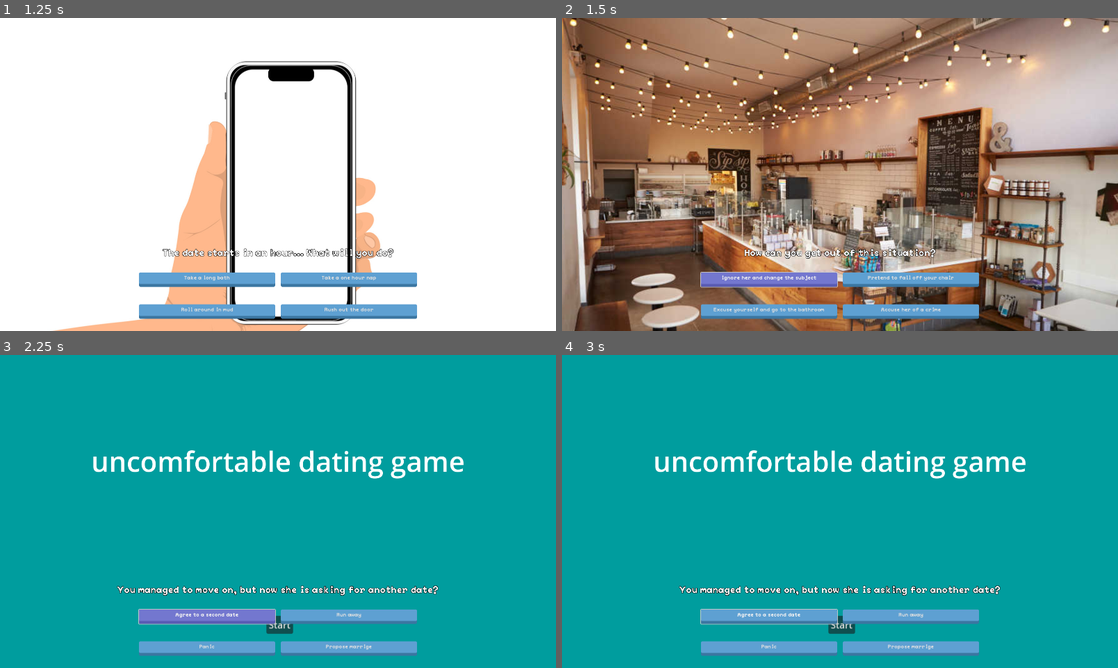
Above: before the commit, frames 1-4 (two rows, left to right).
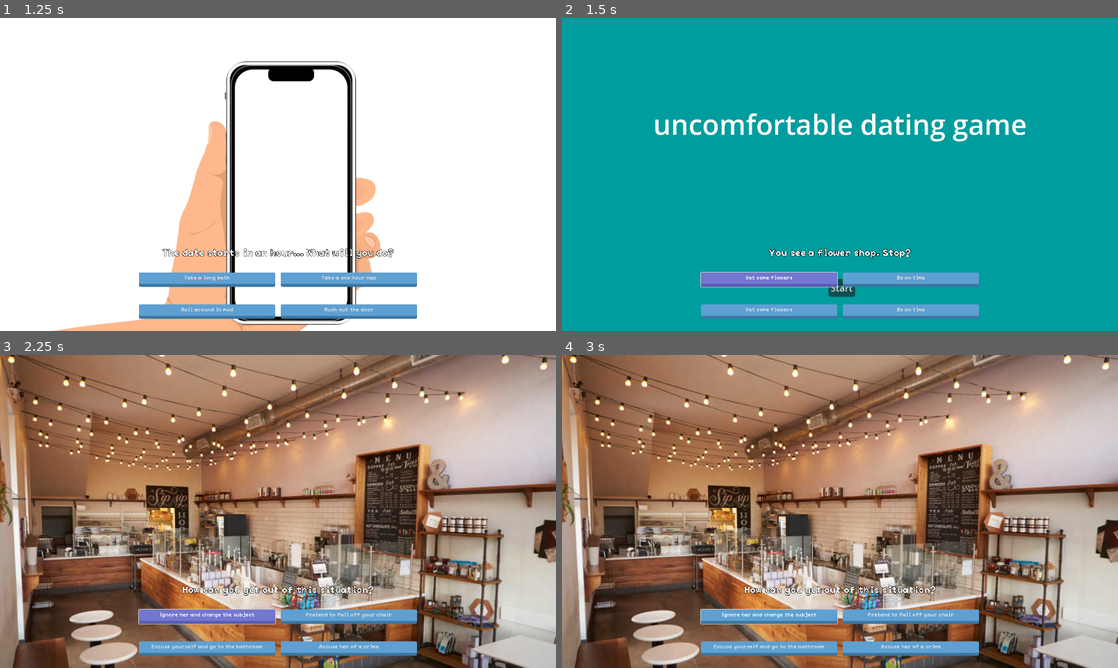
Above: after the commit, the same moments.

Repository: mxbernerSNC/Reverse-Dating-Sim
Game: Godot game, scene res://main.tscn
Two runs of this game, one before a commit and one after it. Both use one fixed random seed, a clock stepped at 60 frames per second and the inputs below.
Inputs:
- Up to frame 1 (1.25 s): click "Start" at 0.5 s
- Up to frame 2 (1.5 s): click "Take a long bath" at 1.25 s
- Up to frame 3 (2.25 s): click "ignore her and change the sub…" (after the commit: "Get some flowers") at 2 s
- Up to frame 4 (3 s): click "Start" at 2.75 s

Frame 1 is identical in both runs. In frame 2, 96% of the frame differs, in the area x 0-100%, y 0-100%; in frame 3, 96%; in frame 4, 96%.

Commit message:
finished drive scene

Diff:
--- /dev/null
+++ b/drive.tscn
@@ -0,0 +1,6 @@
+[gd_scene load_steps=2 format=3 uid="uid://0085t2lkrje7"]
+
+[sub_resource type="ImageTexture" id="ImageTexture_kxb8l"]
+
+[node name="car" type="Sprite2D"]
+texture = SubResource("ImageTexture_kxb8l")
--- a/main.gd
+++ b/main.gd
@@ -8,17 +8,18 @@
 	"phone.tscn": {
 		"question": "The date starts in an hour... What will you do?",
 		"options": [
-			{"text": "Take a long bath", "next": "distraction.tscn"},
-			{"text": "Take a one hour nap", "next": "distraction.tscn"},
-			{"text": "Roll around in mud", "next": "distraction.tscn"},
-			{"text": "Rush out the door", "next": "distraction.tscn"}
+			{"text": "Take a long bath", "next": "drive.tscn"},
+			{"text": "Take a one hour nap", "next": "drive.tscn"},
+			{"text": "Roll around in mud", "next": "drive.tscn"},
+			{"text": "Rush out the door", "next": "drive.tscn"}
 		]
 	},
 
-
 	"drive.tscn": {
 	"question": "You see a flower shop. Stop?",
-		"options": [
+		"options": [# todo: allow only two options
+			{"text": "Get some flowers", "next": "distraction.tscn"},
+			{"text": "Be on time", "next": "distraction.tscn"},
 			{"text": "Get some flowers", "next": "distraction.tscn"},
 			{"text": "Be on time", "next": "distraction.tscn"}
 		]
@@ -37,6 +38,7 @@
 			{"text": "Accuse her of a crime", "next": "argument.tscn"}
 		]
 	},
+
 	"fire.tscn": {
 		"question": "Its getting hot in here, what do you do?",
 		"options": [
@@ -46,6 +48,7 @@
 			{"text": "Blame your date", "next": "jail.tscn"}
 		]
 	},
+
 	"neutral.tscn": {
 		"question": "You managed to move on, but now she is asking for another date?",
 		"options": [
@@ -55,6 +58,7 @@
 			{"text": "Propose marrige", "next": "bad_end.tscn"}
 		]
 	},
+
 	"argument.tscn": {
 		"question": "The whole coffee shop is looking at you, what do you do?",
 		"options": [
@@ -68,6 +72,7 @@
 
 var scene_tscn = {
 	"phone.tscn": preload("res://phone.tscn"),
+	"drive.tscn": preload("res://drive.tscn"),
 	"distraction.tscn": preload("res://distraction.tscn")
 }
 
Not shown, added: mai3441.tmp
Not shown, added: mai5073.tmp
